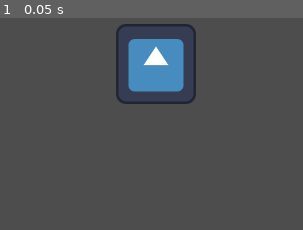
Above: before the commit, frame 1.
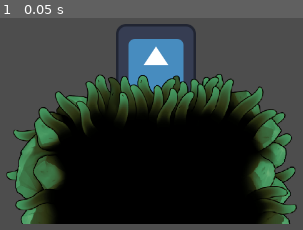
Above: after the commit, the same moment.

Repository: jwong65/GodotPlatformer
Game: Godot game, scene res://scenes/TestLevel.tscn
Two runs of this game, one before a commit and one after it. Both use one fixed random seed, a clock stepped at 60 frames per second and the inputs below. Before the commit the project has no main scene; this scene is started directly in both runs. The engine's default icon, where the game draws it, is replaced by a stand-in: a white triangle on a blue panel in a dark square.
Inputs:
- Up to frame 1 (0.05 s): no input

The runs differ from the first frame. In frame 1, 55% of the frame differs, in the area x 1-99%, y 26-98%.

Commit message:
Added two tiles onto test level

Diff:
--- a/project.godot
+++ b/project.godot
@@ -11,6 +11,7 @@
 [application]
 
 config/name="Platformer"
+run/main_scene="uid://dc135q0vlyssh"
 config/features=PackedStringArray("4.5", "Forward Plus")
 config/icon="res://icon.svg"
 
--- a/scenes/TestLevel.tscn
+++ b/scenes/TestLevel.tscn
@@ -77,3 +77,4 @@
 scale = Vector2(0.5, 0.5)
 tile_set = SubResource("TileSet_i6x8u")
 format = 2
+layer_0/tile_data = PackedInt32Array(65535, 0, 1342177282, 0, 131072, 1610612738)
